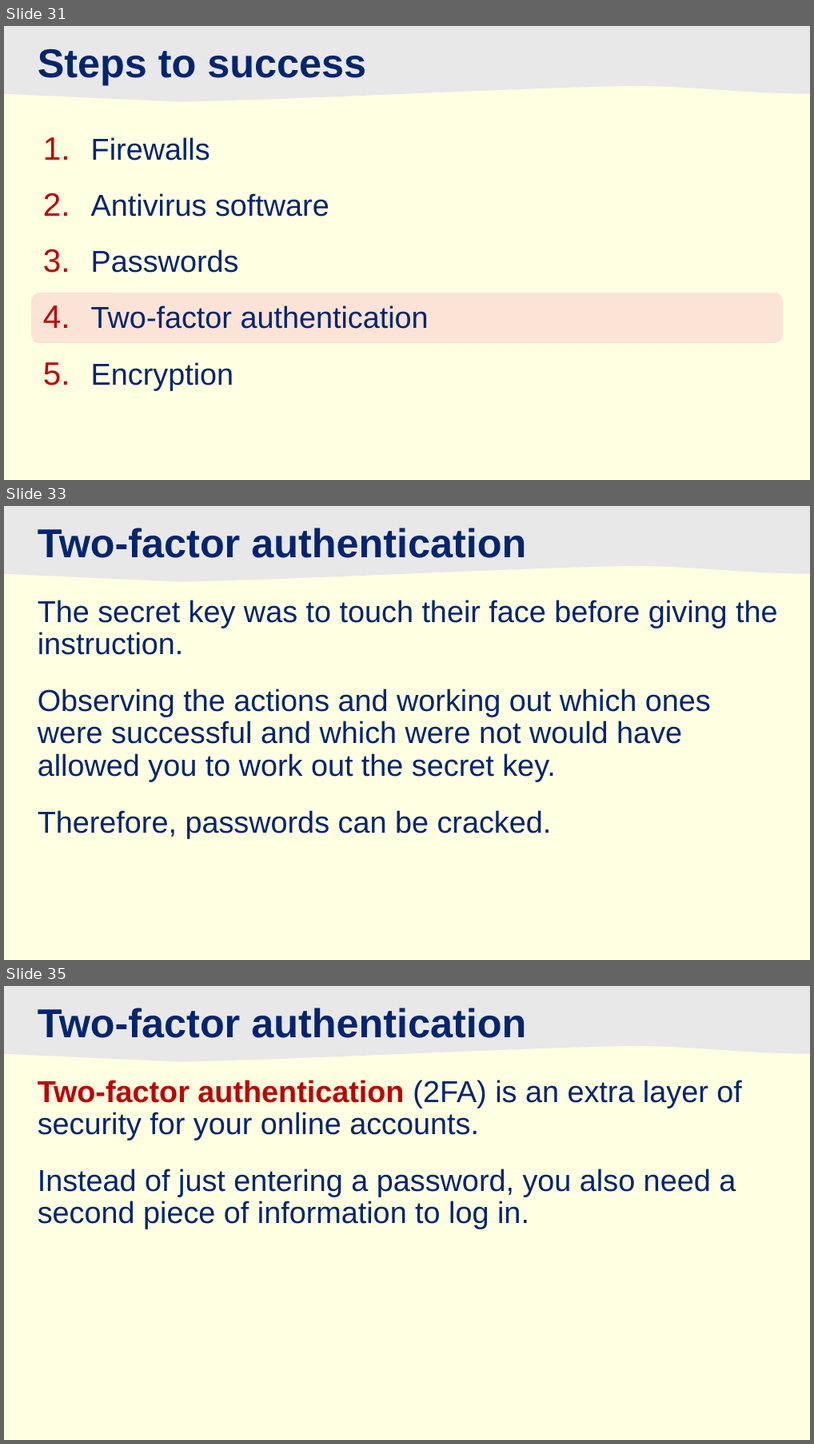
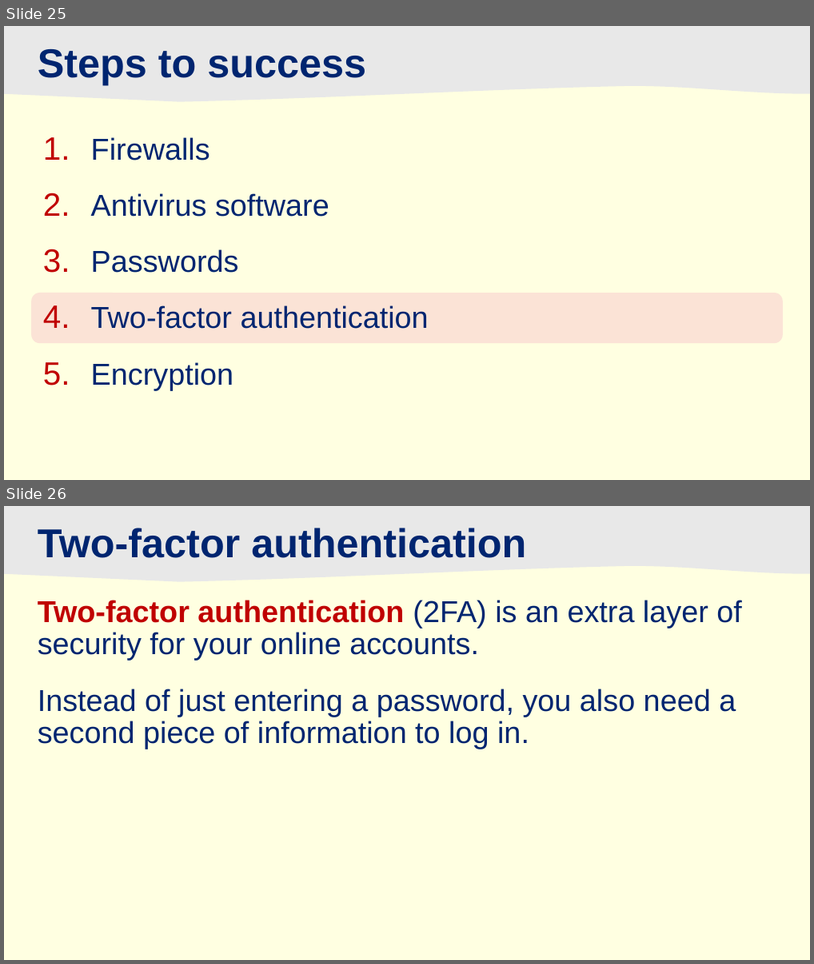
Before and after one commit to JFinnTeacher/TY-Introduction-to-Coding-with-Python, a slide deck: Lesson 05 - Understanding Cyber Threats/02_Cyber_Threats.pptx. Shown one above the other, each under a label of ours: slides 31, 33 and 35 before the commit, slides 25 and 26 after it; the slides between them are not shown. The pictures are 814x1444 and 814x964 pixels, drawn with LibreOffice and Linux fonts; fonts in the diff are those of the drawing; background and template pictures are left out. Boxes give left, top, right and bottom in pixels: in the first picture for what was removed or moved away, otherwise in the second. Text is boxed around its words. In the diff, an @@ line names an element or a change of style, - is before the commit and + after.

```diff
--- a/Lesson 05 - Understanding Cyber Threats/02_Cyber_Threats.pptx
+++ b/Lesson 05 - Understanding Cyber Threats/02_Cyber_Threats.pptx
@@ slide 33 removed at (x1=4, y1=506, x2=810, y2=960), background #FFFFE1; not listed: 1 template element that a slide beside it also shows @@
@@ title removed at (x1=38, y1=528, x2=526, y2=558) @@
-Two-factor authentication
@@ text removed at (x1=38, y1=600, x2=778, y2=838) @@
-The secret key was to touch their face before giving the instruction.
-Observing the actions and working out which ones were successful and which were not would have allowed you to work out the secret key.
-Therefore, passwords can be cracked.
@@ what was slide 31 is now slide 25 @@
@@ what was slide 35 is now slide 26 @@
```
Also in this commit, not shown: 1 slide changed, 18 other slides removed, 9 other files.
